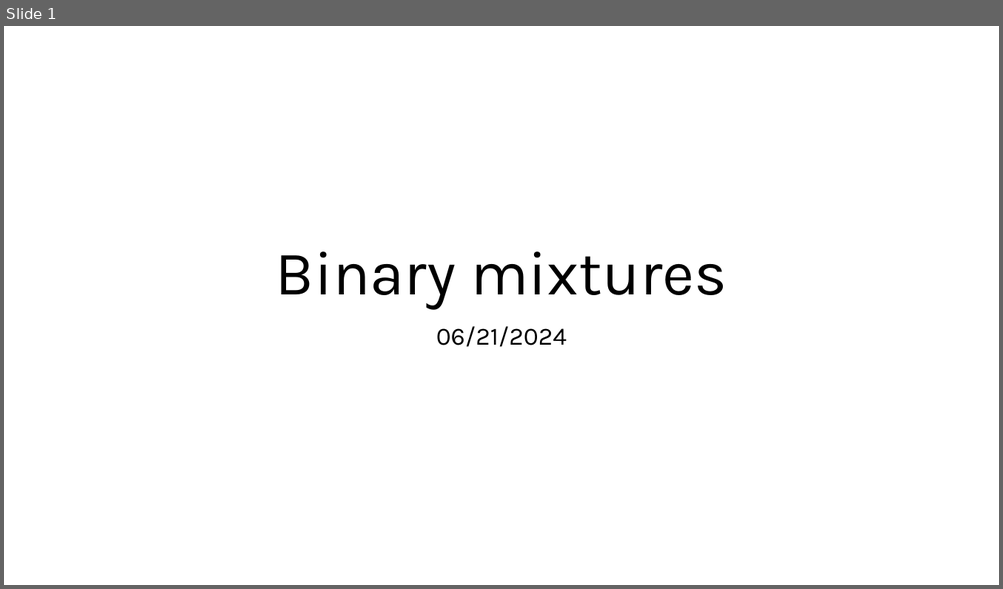
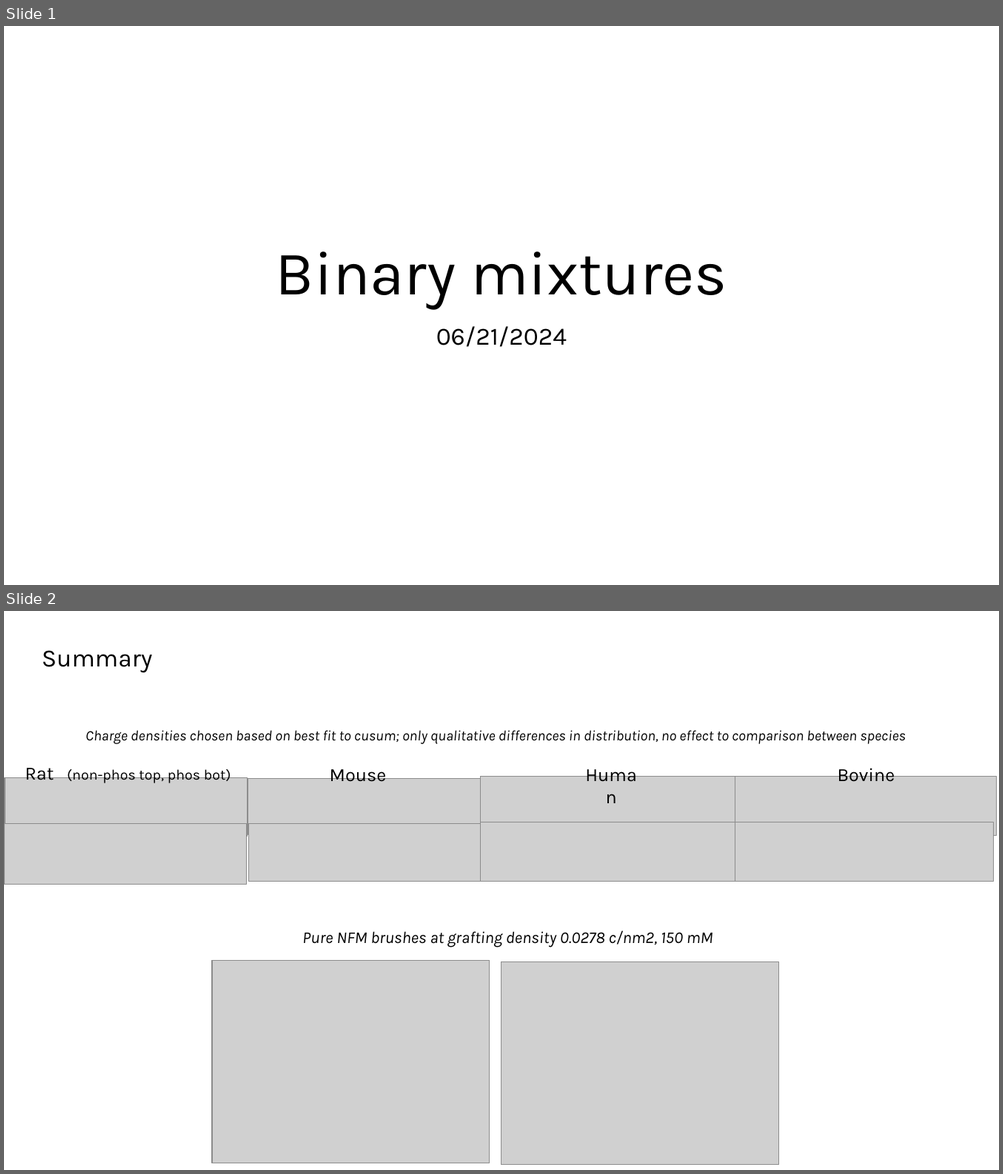
Before and after one commit to tyokokur/presentations, a slide deck: 20240621 EAD Update (Mixed Prelim) - Copy.pptx. Shown one above the other, each under a label of ours: slide 1 before the commit, slides 1 and 2 after it. The pictures are 1003x589 and 1003x1174 pixels, drawn with LibreOffice and Linux fonts; fonts in the diff are those of the drawing; grey boxes stand for pictures. Boxes give left, top, right and bottom in pixels: in the first picture for what was removed or moved away, otherwise in the second. Text is boxed around its words. In the diff, an @@ line names an element or a change of style, - is before the commit and + after.

```diff
--- a/20240621 EAD Update (Mixed Prelim) - Copy.pptx
+++ b/20240621 EAD Update (Mixed Prelim) - Copy.pptx
@@ slide 2 added at bbox=[4, 611, 999, 1170], background #FFFFFF @@
@@ text added at bbox=[42, 650, 153, 673], 24 pt, text #000000 @@
+Summary
@@ text added at bbox=[85, 730, 905, 744], 14 pt, text #000000, italic @@
+Charge densities chosen based on best fit to cusum; only qualitative differences in distribution, no effect to comparison between species
@@ text added at bbox=[25, 763, 231, 783], 14 pt, text #000000 @@
+Rat (non-phos top, phos bot)
@@ text added at bbox=[572, 760, 649, 789], 18 pt, text #000000 @@
+Human
@@ text added at bbox=[837, 764, 895, 782], 18 pt, text #000000 @@
+Bovine
@@ picture added at bbox=[5, 778, 247, 836] @@
@@ picture added at bbox=[248, 779, 480, 834] @@
@@ text added at bbox=[330, 769, 386, 782], 18 pt, text #000000 @@
+Mouse
@@ picture added at bbox=[480, 777, 742, 834] @@
@@ picture added at bbox=[734, 777, 996, 835] @@
@@ picture added at bbox=[4, 823, 247, 884] @@
@@ picture added at bbox=[249, 823, 481, 882] @@
@@ picture added at bbox=[480, 823, 742, 882] @@
@@ picture added at bbox=[734, 823, 993, 882] @@
@@ text added at bbox=[302, 931, 713, 948], 16 pt, text #000000, italic @@
+Pure NFM brushes at grafting density 0.0278 c/nm2, 150 mM
@@ picture added at bbox=[212, 960, 489, 1163] @@
@@ picture added at bbox=[502, 963, 780, 1165] @@
```
Also in this commit, not shown: 2 other slides added, 4 slides removed.
